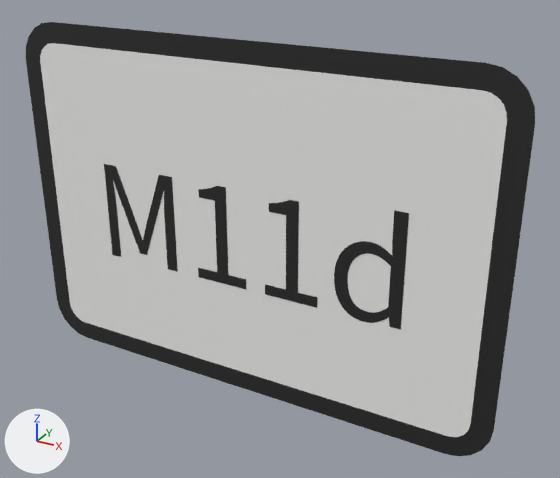
A saved change to the glTF model panneaux/11_M_panonceaux/M11d.glb.
One viewpoint serves both versions: a 50 mm lens placed at (0.352, -0.568, 0.284), pointed at (0.033, 0.013, -0.007). Lighting does not change. The marker at lower left points along +X, +Y and +Z. The first picture is the older version. Where no turn or scale is listed for an object, it has been applied to the vertices. Vertices at exactly the same position are counted once.

In view in the first picture: 'M11d_cadre00', 'M11d_fond01', 'M11d_txt02' and 1 more.
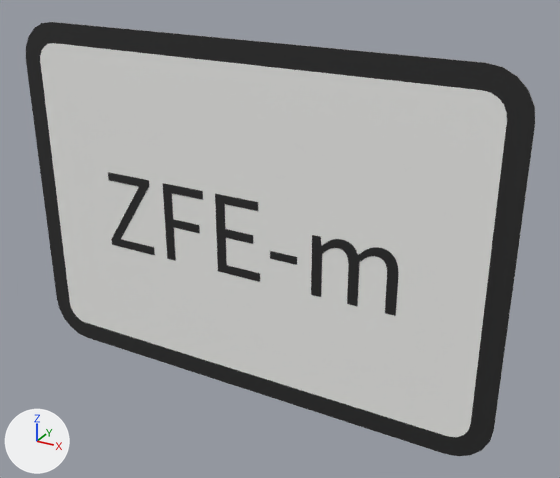
Where the change shows, as pixel boxes [x1, y1, x2, y2] in the pictures (560 x 478 px; the box of a moved part takes in the faces that stretch with it):
'M11d_txt02', reshaped (13% shorter)
    before: [104, 164, 409, 329]
    after: [108, 172, 398, 316]
part 1 of me_t_1664, added
    after: [270, 251, 297, 265]
part 2 of me_t_1664, rebuilt (35% narrower, 22% shorter)
    before: [104, 164, 177, 271]
    after: [108, 172, 155, 255]
part 3 of me_t_1664, rebuilt (6% narrower, 14% shorter)
    before: [198, 186, 246, 289]
    after: [215, 194, 260, 282]
part 4 of me_t_1664, added (black)
    after: [163, 183, 203, 261]
part 5 of me_t_1664, moved or reshaped
    before: [265, 200, 409, 329]
    after: [311, 235, 398, 316]

What changed in the scene script:
```text
Change me_t_1664:
    used by ob_m11d_txt02; location = (0.0, -0.0023, 0.0)
    remove me_t_1664.from_pydata(...)  # 428 vertices, 844 faces; spans x -0.16..0.161, y 0.0, z -0.061..0.049
    add me_t_1664.from_pydata(...)  # 288 vertices, 556 faces; spans x -0.159..0.155, y 0.0, z -0.048..0.032
    me_t_1664 part 1: a new loose piece, a box spanning x 0.03072..0.05866, y -0.0002..0.0002, z -0.02085..-0.01321, in mat_noir_pictogramme (black #272727)
    me_t_1664 part 2: the loose piece of 132 vertices spanning x -0.16..-0.076, y 0.0, z -0.059..0.041 is rebuilt with 20 vertices and now spans x -0.159..-0.104, y 0.0, z -0.048..0.032
    me_t_1664 part 3: the loose piece of 44 vertices spanning x -0.051..0.004, y 0.0, z -0.059..0.041 is rebuilt with 24 vertices and now spans x -0.028..0.02, y 0.0, z -0.048..0.032
    me_t_1664 part 4: a new loose piece of 20 vertices spanning x -0.088..-0.042, y 0.0, z -0.048..0.032, in mat_noir_pictogramme (black #272727)
    me_t_1664 part 5: 2 vertices moved within x 0.139, y 0.0, z 0.004; 248 vertices removed from x 0.025..0.161, y 0.0, z -0.061..0.049; 212 vertices added at x 0.074..0.155, y 0.0, z -0.048..0.013
```
